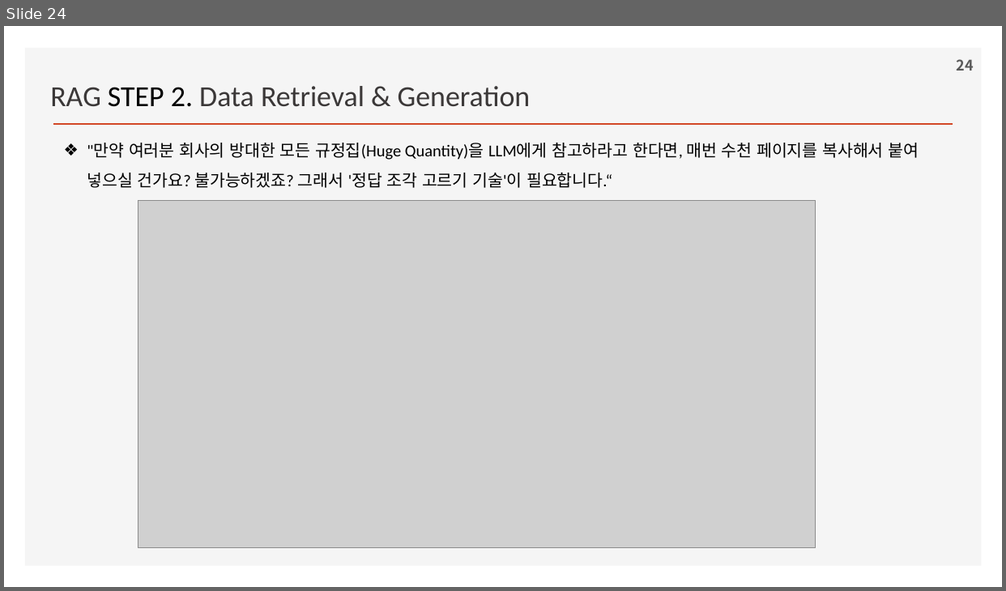
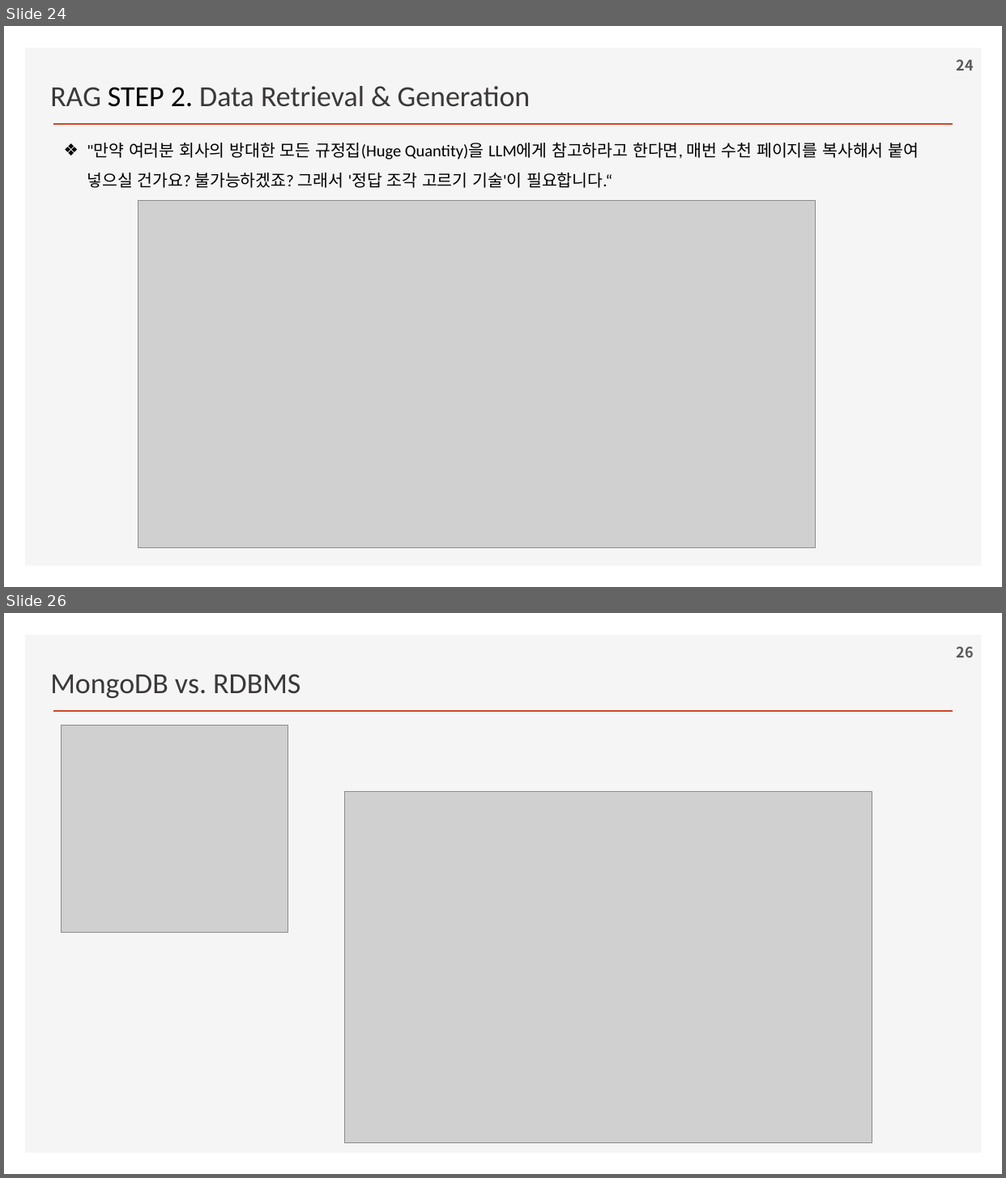
Before and after one commit to ancestor9/2026_Fall_Learning-Langchain-AI-Agent, a slide deck: ppts/CHAPTER 2 RAG Part I_Indexing Your Data.pptx. Shown one above the other, each under a label of ours: slide 24 before the commit, slides 24 and 26 after it; the slides between them are not shown. The pictures are 1006x591 and 1006x1178 pixels, drawn with LibreOffice and Linux fonts; fonts in the diff are those of the drawing; grey boxes stand for pictures; background and template pictures are left out. Boxes give left, top, right and bottom in pixels: in the first picture for what was removed or moved away, otherwise in the second. Text is boxed around its words. In the diff, an @@ line names an element or a change of style, - is before the commit and + after.

```diff
--- a/ppts/CHAPTER 2 RAG Part I_Indexing Your Data.pptx
+++ b/ppts/CHAPTER 2 RAG Part I_Indexing Your Data.pptx
@@ slide 26 added at [4,613,1002,1174], background #FFFFFF; not listed: 2 template elements that a slide beside it also shows @@
@@ page number added at [956,646,973,658], 14 pt, text #595959, bold @@
+26
@@ text added at [50,674,300,698], 28 pt, text #3B3838 @@
+MongoDB vs. RDBMS
@@ picture added at [62,726,288,932] @@
@@ picture added at [345,792,872,1144] @@
```
Also in this commit, not shown: 9 other slides added.
